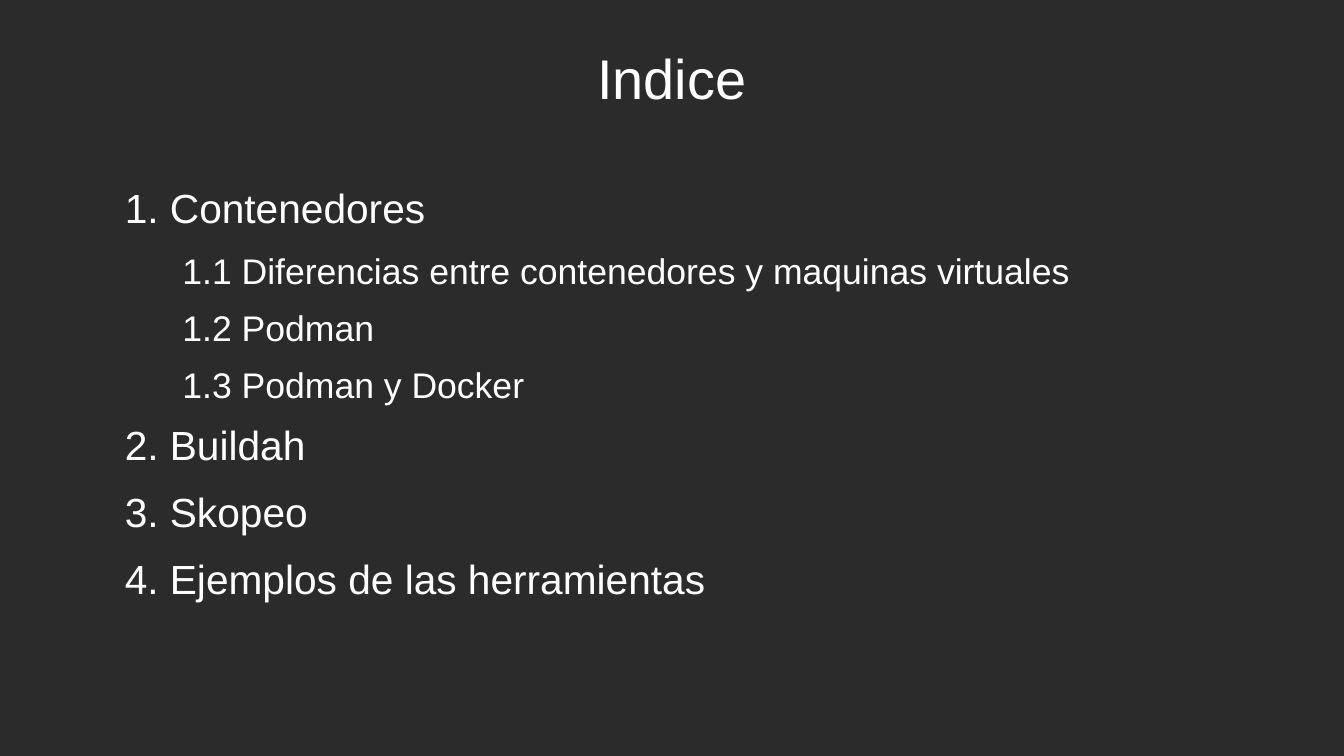
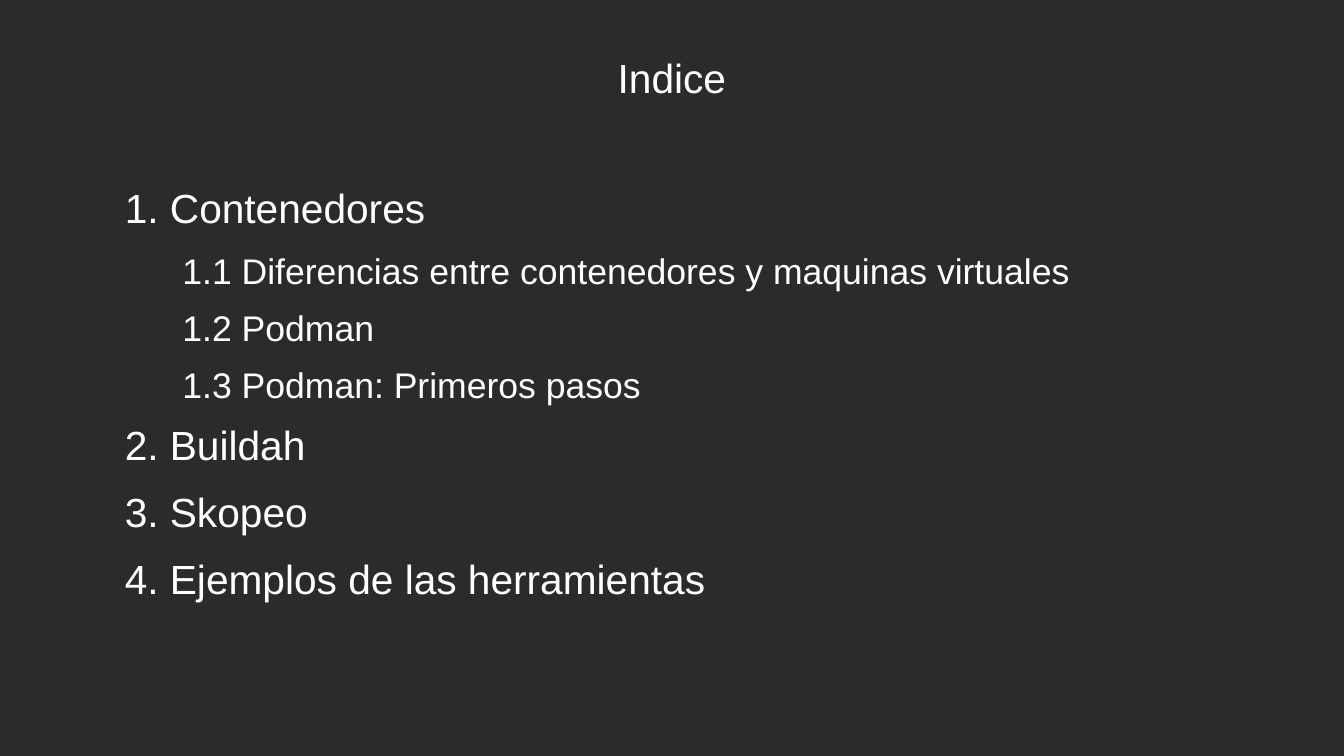
Before and after one commit to FranJaviMN/Proyecto-integrado, a slide deck: slide 2 of Presentación.odp. Drawn at 1344x756 pixels with LibreOffice and Linux fonts; fonts in the diff are those of the drawing; background and template pictures are left out; a plain dark background stands for a picture behind light text. Boxes give left, top, right and bottom in pixels: in the first picture for what was removed or moved away, otherwise in the second. Text is boxed around its words. In the diff, an @@ line names an element or a change of style, - is before the commit and + after.

```diff
--- a/Presentación.odp
+++ b/Presentación.odp
@@ title "Indice" at box(618, 63, 726, 94): size 33 to 24 pt @@
@@ text at box(182, 372, 641, 406): text changed @@
-  1.3 Podman y Docker
+  1.3 Podman: Primeros pasos
```
Also in this commit, not shown: 2 other slides changed, 4 slides added, 1 slide removed.
